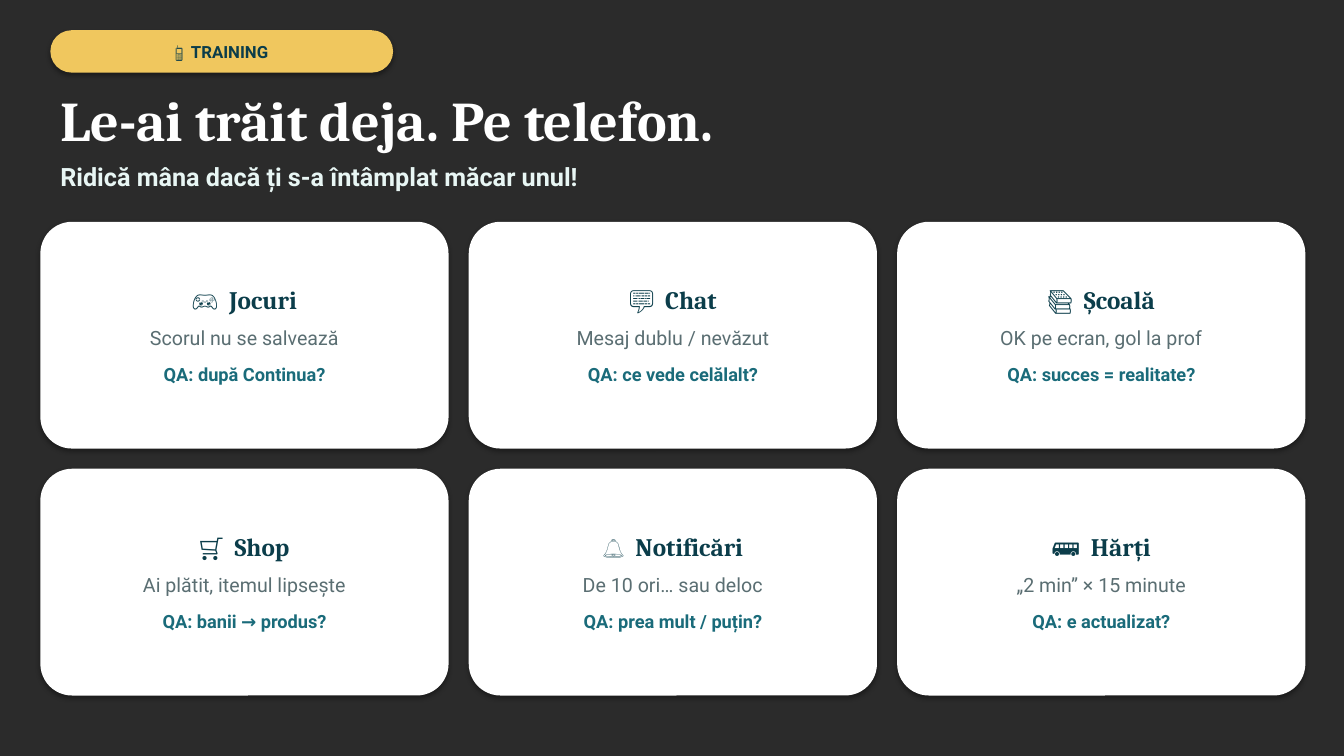
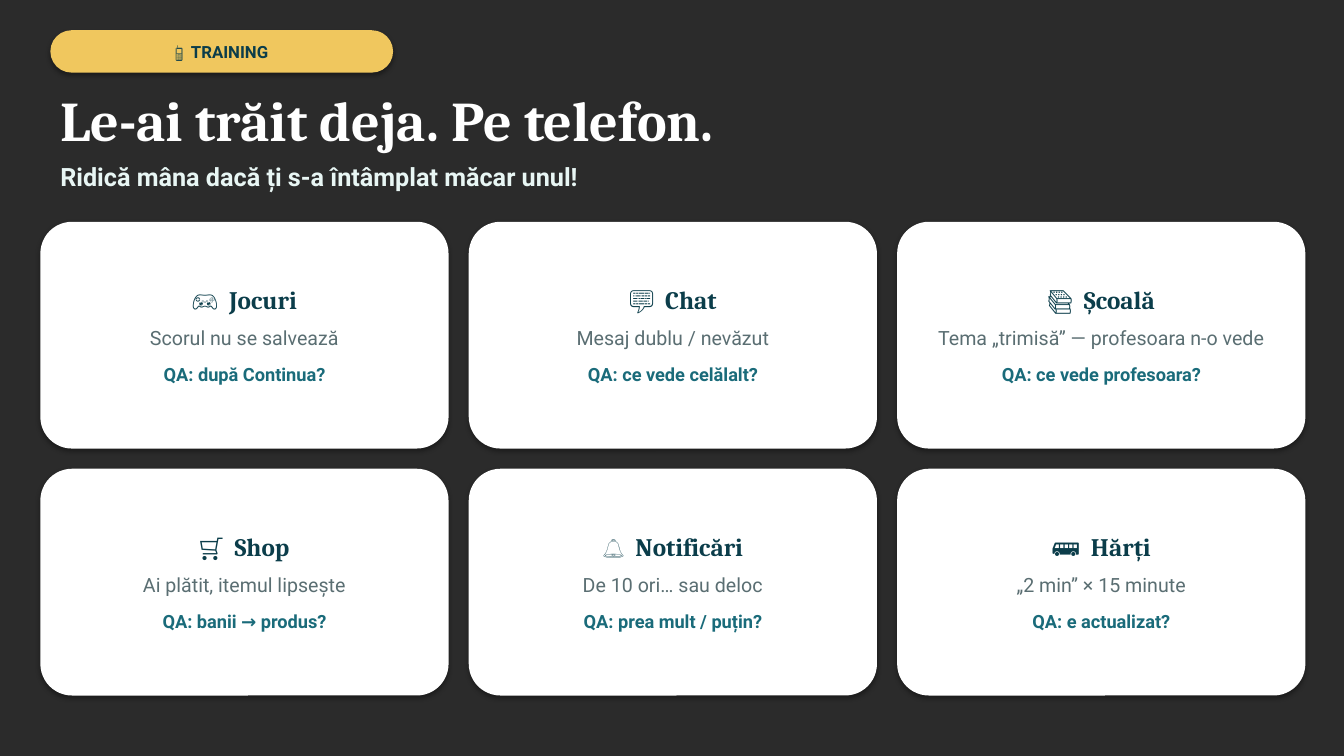
Before and after one commit to dianaterpea-mindera/bug-hunting, a slide deck: slide 8 of presentations/Insula-QA-editabil.pptx. Drawn at 1344x756 pixels with LibreOffice and Linux fonts; fonts in the diff are those of the drawing; background and template pictures are left out; a plain dark background stands for a picture behind light text. Boxes give left, top, right and bottom in pixels: in the first picture for what was removed or moved away, otherwise in the second. Text is boxed around its words. In the diff, an @@ line names an element or a change of style, - is before the commit and + after.

```diff
--- a/presentations/Insula-QA-editabil.pptx
+++ b/presentations/Insula-QA-editabil.pptx
@@ text in rounded rectangle at bbox=[938, 330, 1264, 385]: text changed; size 13 to 14 pt; text colour #1A6B7A to #5A6E72; bold off @@
-OK pe ecran, gol la prof
-QA: succes = realitate?
+Tema „trimisă” — profesoara n-o vede
+QA: ce vede profesoara?
```
Also in this commit, not shown: 4 other slides changed, 23 other files.
